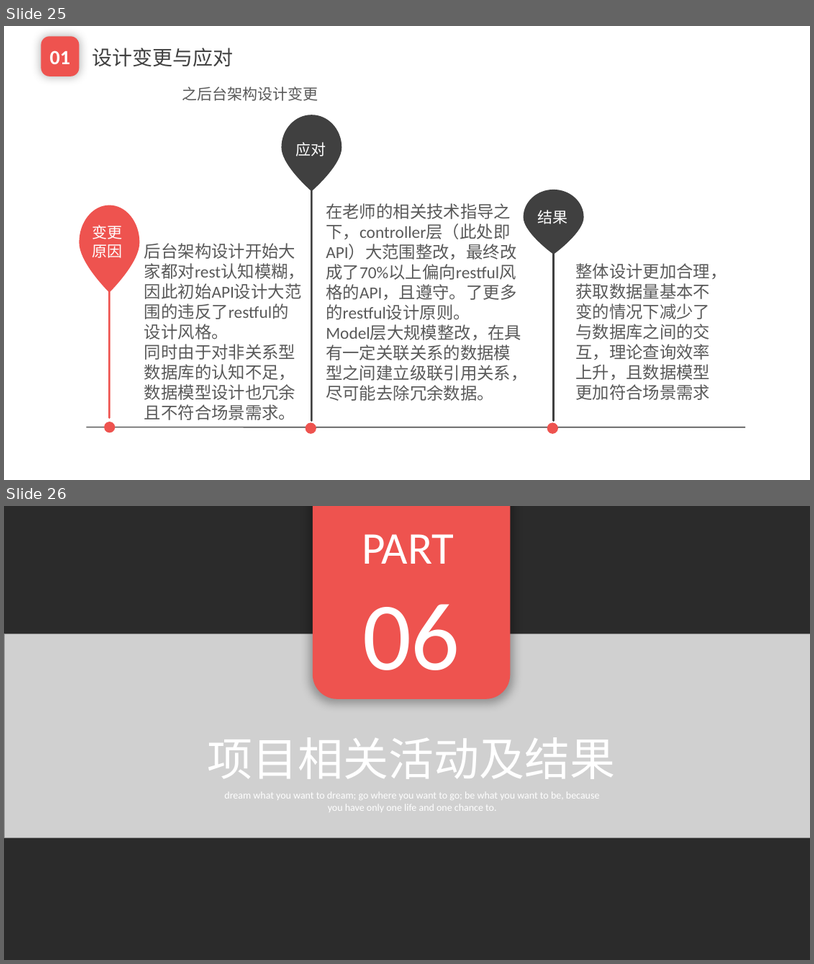
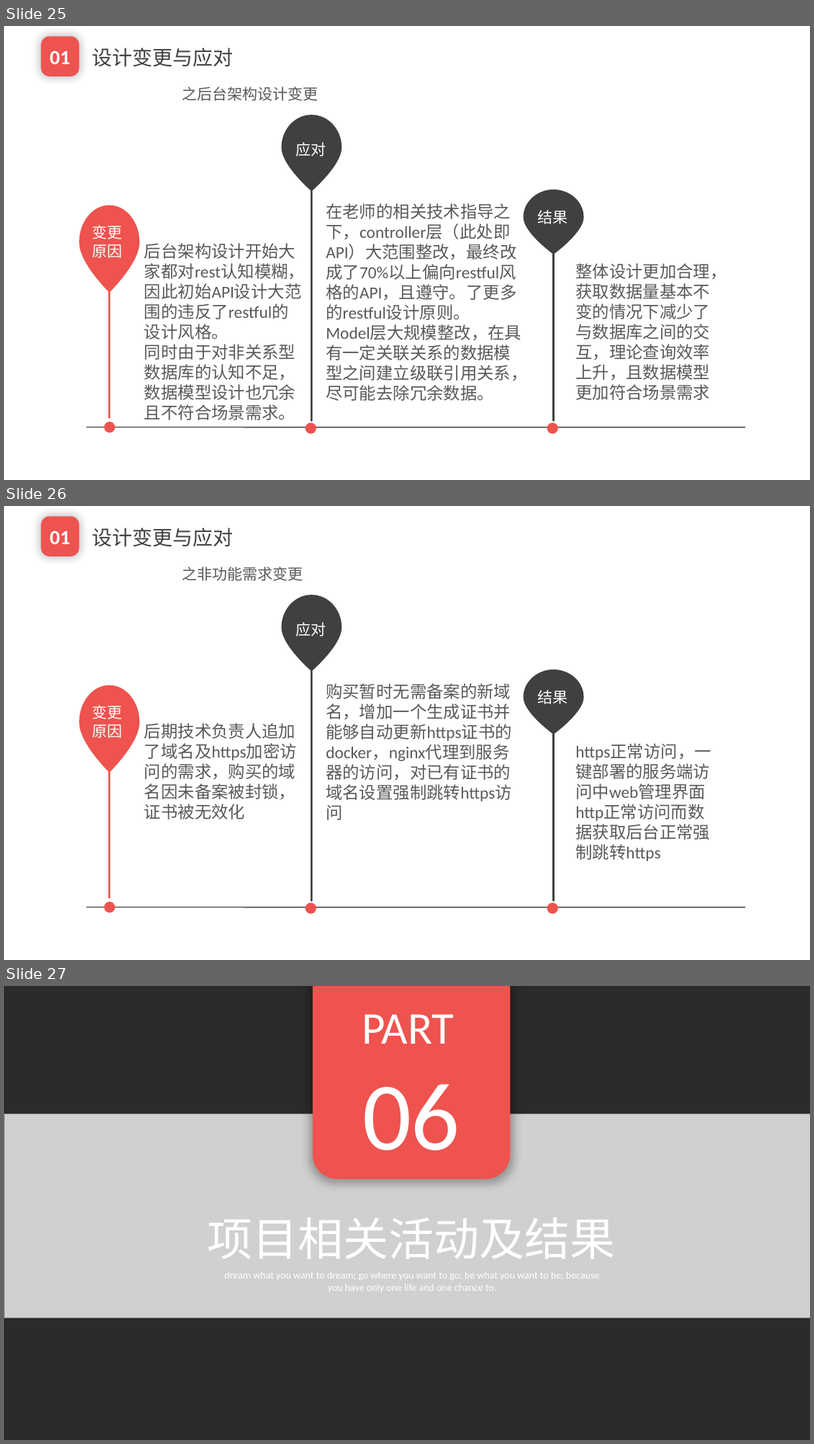
Before and after one commit to EnInternalChat/se2017, a slide deck: doc/3B报告.pptx. Shown one above the other, each under a label of ours: slides 25 and 26 before the commit, slides 25, 26 and 27 after it. The pictures are 814x964 and 814x1444 pixels, drawn with LibreOffice and Linux fonts; fonts in the diff are those of the drawing; grey boxes stand for pictures; background and template pictures are left out; a plain dark background stands for a picture behind light text. Boxes give left, top, right and bottom in pixels: in the first picture for what was removed or moved away, otherwise in the second. Text is boxed around its words. In the diff, an @@ line names an element or a change of style, - is before the commit and + after.

```diff
--- a/doc/3B报告.pptx
+++ b/doc/3B报告.pptx
@@ slide 26 added at (4,506,810,960), background picture (left out) @@
@@ rounded rectangle added at (41,516,79,556), fill #EE534F, 24 pt, text #FFFFFF, bold @@
+01
@@ text added at (93,528,234,547), 24 pt, text #404040 @@
+设计变更与应对
@@ text added at (183,566,304,581), 18 pt, text #595959 @@
+之非功能需求变更
@@ freeform shape added at (282,595,342,901), fill #404040 @@
@@ text added at (296,622,326,636), 18 pt, text #FFFFFF @@
+应对
@@ freeform shape added at (524,669,584,901), fill #404040 @@
@@ freeform shape added at (79,685,139,898), fill #EE534F @@
@@ text added at (326,683,512,801), 20 pt, text #595959 @@
+购买暂时无需备案的新域名，增加一个生成证书并能够自动更新https证书的docker，nginx代理到服务器的访问，对已有证书的域名设置强制跳转https访问
@@ text added at (538,690,568,704), 18 pt, text #FFFFFF @@
+结果
@@ text added at (93,705,123,738), 18 pt, text #FFFFFF @@
+变更原因
@@ text added at (144,723,297,819), 20 pt, text #595959 @@
+后期技术负责人追加了域名及https加密访问的需求，购买的域名因未备案被封锁，证书被无效化
@@ text added at (576,743,711,799), 20 pt, text #595959 @@
+https正常访问，一键部署的服务端访问中web管理界面http正常访问而数据获取后台正常强制跳转https
@@ line added from (86, 907) to (746, 907), #595959 1.38 pt @@
@@ ellipse added at (104,901,116,913), fill #EE534F @@
@@ ellipse added at (108,905,112,909), fill #EE534F @@
@@ ellipse added at (305,902,316,913), fill #EE534F @@
@@ ellipse added at (309,906,313,910), fill #EE534F @@
@@ ellipse added at (548,902,558,913), fill #EE534F @@
@@ ellipse added at (551,906,555,910), fill #EE534F @@
@@ what was slide 26 is now slide 27 @@
```
Also in this commit, not shown: 2 other files.
